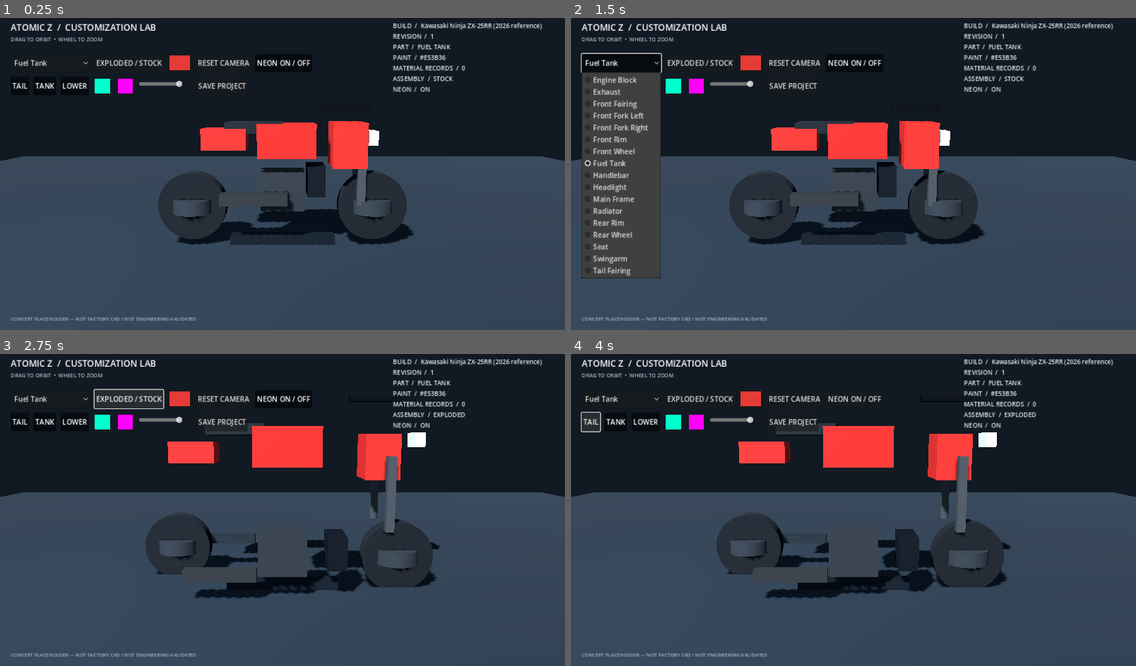
Above: before the commit, frames 1-4 (two rows, left to right).
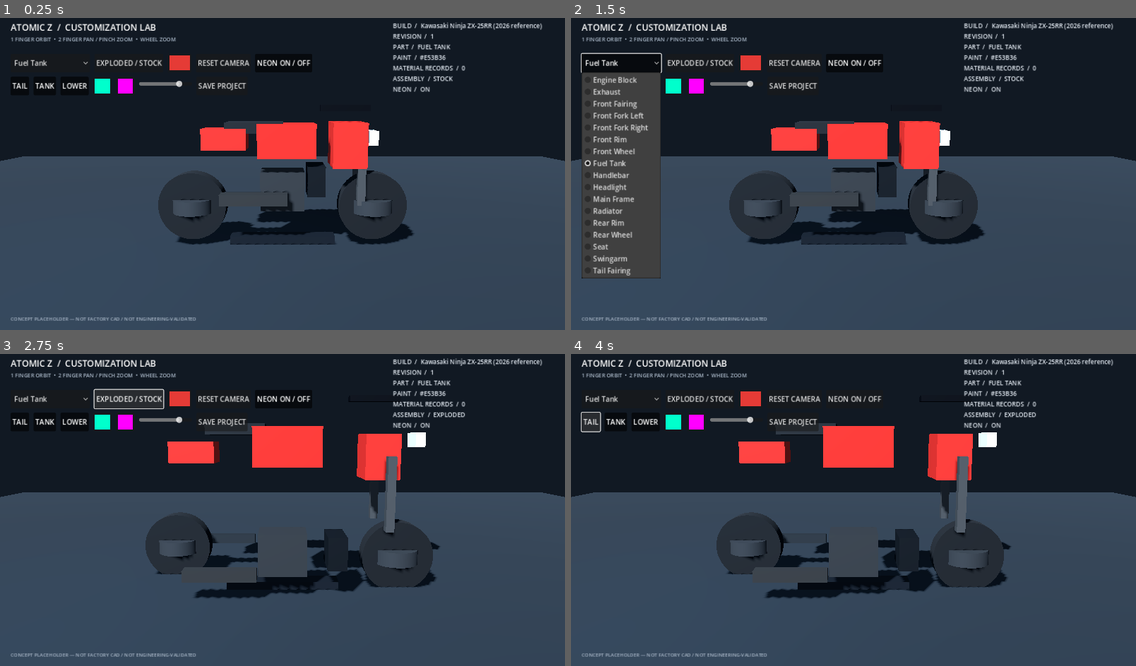
Above: after the commit, the same moments.

Repository: metsam-mastem/Atomic-Z-Customi-Z
Game: Godot game, scene res://scenes/main.tscn
Two runs of this game, one before a commit and one after it. Both use one fixed random seed, a clock stepped at 60 frames per second and the inputs below.
Inputs:
- Up to frame 1 (0.25 s): no input
- Up to frame 2 (1.5 s): click "RESET CAMERA" at 0.5 s; click "Fuel Tank" at 1.25 s
- Up to frame 3 (2.75 s): click "EXPLODED / STOCK" at 2 s
- Up to frame 4 (4 s): click "NEON ON / OFF" at 2.75 s; click "TAIL" at 3.5 s

The runs differ from the first frame. In frame 1, 0.2% of the frame differs, in the area x 1-32%, y 6-8%; in frame 2, 0.2%; in frame 3, 0.2%; in frame 4, 0.2%.

Commit message:
feat: wire pinch zoom and two-finger pan into garage camera

Diff:
--- a/scripts/main.gd
+++ b/scripts/main.gd
@@ -5,6 +5,7 @@
 const NeonSkinScript = preload("res://scripts/neon_skin.gd")
 const BuildDocumentScript = preload("res://scripts/build_document.gd")
 const BuildDocumentStoreScript = preload("res://scripts/build_document_store.gd")
+const GarageTouchGesturesScript = preload("res://scripts/garage_touch_gestures.gd")
 
 var _bike
 var _camera: Camera3D
@@ -20,10 +21,13 @@
 var _orbit_angle := 0.0
 var _orbit_pitch := 0.16
 var _orbit_distance := 5.3
+var _camera_target_offset := Vector3.ZERO
+var _touch_gestures
 var _dragging := false
 var _last_pointer := Vector2.ZERO
 
 func _ready() -> void:
+	_touch_gestures = GarageTouchGesturesScript.new()
 	_build_document = _load_initial_build_document()
 	_build_world()
 	_bike = BikeAssemblyScript.new()
@@ -97,7 +101,7 @@
 	root.add_child(title)
 
 	var hint := Label.new()
-	hint.text = "DRAG TO ORBIT  •  WHEEL TO ZOOM"
+	hint.text = "1 FINGER ORBIT  •  2 FINGER PAN / PINCH ZOOM  •  WHEEL ZOOM"
 	hint.position = Vector2(24.0, 52.0)
 	hint.add_theme_font_size_override("font_size", 12)
 	hint.modulate = Color("#aab8c8")
@@ -275,18 +279,21 @@
 		_refresh_build_summary()
 
 func _on_reset_camera() -> void:
+	if is_instance_valid(_touch_gestures):
+		_touch_gestures.reset()
+	_camera_target_offset = Vector3.ZERO
 	_orbit_angle = 0.0
 	_orbit_pitch = 0.16
 	_orbit_distance = 5.3
 	_update_camera()
 
 func _unhandled_input(event: InputEvent) -> void:
-	if event is InputEventScreenTouch:
-		_dragging = event.pressed
-		_last_pointer = event.position
-	elif event is InputEventScreenDrag and _dragging:
-		_apply_orbit_drag(event.position)
-	elif event is InputEventMouseButton:
+	if event is InputEventScreenTouch or event is InputEventScreenDrag:
+		_touch_gestures.sync_camera_state(_orbit_angle, _orbit_pitch, _orbit_distance, _camera_target_offset)
+		_touch_gestures.handle_event(event)
+		_apply_touch_camera_state()
+		return
+	if event is InputEventMouseButton:
 		if event.button_index == MOUSE_BUTTON_LEFT:
 			_dragging = event.pressed
 			_last_pointer = event.position
@@ -299,6 +306,14 @@
 	elif event is InputEventMouseMotion and _dragging:
 		_apply_orbit_drag(event.position)
 
+func _apply_touch_camera_state() -> void:
+	var state: Dictionary = _touch_gestures.get_camera_state()
+	_orbit_angle = float(state.get("orbit_angle", _orbit_angle))
+	_orbit_pitch = float(state.get("orbit_pitch", _orbit_pitch))
+	_orbit_distance = float(state.get("orbit_distance", _orbit_distance))
+	_camera_target_offset = Vector3(state.get("target_offset", _camera_target_offset))
+	_update_camera()
+
 func _apply_orbit_drag(pointer: Vector2) -> void:
 	var delta := pointer - _last_pointer
 	_last_pointer = pointer
@@ -309,7 +324,7 @@
 func _update_camera() -> void:
 	if not is_instance_valid(_camera):
 		return
-	var target := Vector3(0.0, 0.92, 0.0)
+	var target := Vector3(0.0, 0.92, 0.0) + _camera_target_offset
 	var horizontal := cos(_orbit_pitch) * _orbit_distance
 	_camera.position = target + Vector3(
 		sin(_orbit_angle) * horizontal,
